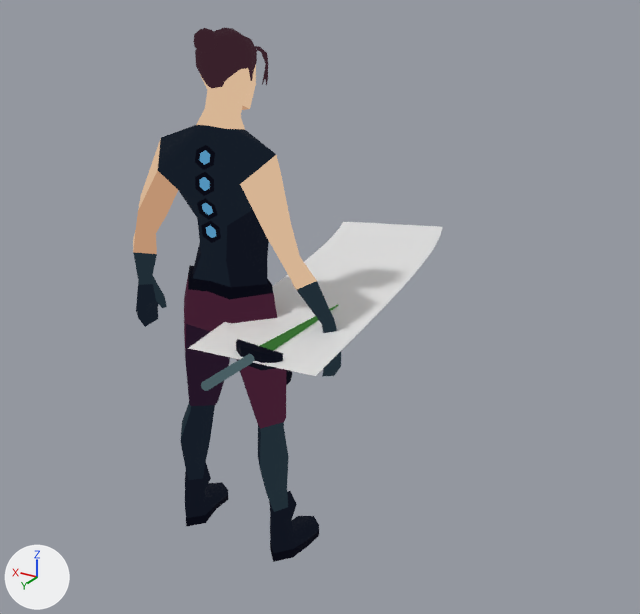
Before and after pictures for a commit that changed the glTF model Assets/player/scifi-character.glb.
Before and after are seen from a 50 mm lens placed at (-1.88, 2.46, 2.38), pointed at (-0.17, -0.39, 0.95). The lights are fixed; the arrows at lower left show +X, +Y and +Z. The first picture is the older version. Vertices at exactly the same position are counted once.

In view in the first picture: 'Char', 'Dagger', 'DaggerTrail', 'Hair', 'SpineAugments' and 1 more.
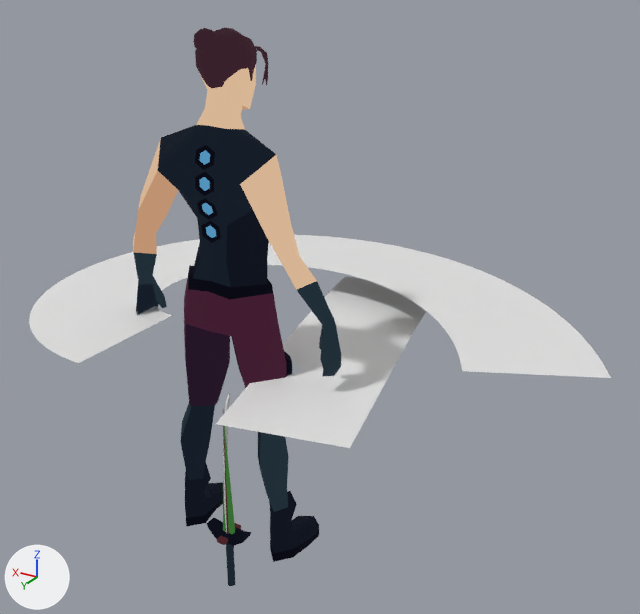
Location of each change, (x1, y1, x2, y2) in pixels of the pictures (640 x 614 px):
'SwordTrail', added
    after: (29, 235, 611, 378)
'DaggerTrail', reshaped (17% narrower, 12% taller)
    before: (189, 222, 442, 376)
    after: (216, 276, 426, 448)
'Dagger', moved, turned
    before: (201, 305, 339, 391)
    after: (207, 426, 251, 546)
'Katana', added (blue)
    after: (221, 392, 235, 586)
    faces in mat_material_003: (221, 536, 235, 586)
'TrainingSword', added
    after: (217, 411, 241, 545)

The change, as a list of edits to the scene's bpy script:
```text
Change me_nurbspath_002:
    used by ob_daggertrail; location = (0.0, 0.0, 0.0)
    remove me_nurbspath_002.from_pydata(...)  # 216 vertices, 284 faces; spans x -0.57..0.15, y -1.32..0.35, z 1.05
    add me_nurbspath_002.from_pydata(...)  # 108 vertices, 140 faces; spans x -0.69..0.08, y -1.13..0.38, z 0.81
    me_nurbspath_002 part 1: 216 vertices removed from x -0.57..0.15, y -1.32..0.35, z 1.05; 108 vertices added at x -0.69..0.08, y -1.13..0.38, z 0.81
Add me_nurbspath_006:
    me_nurbspath_006.from_pydata(...)  # 144 vertices, 188 faces; spans x -1.36..1.04, y -1.31..0.46, z 0.91..0.97
Add me_circle_007:
    me_circle_007.from_pydata(...)  # 56 vertices, 100 faces; spans x -0.018..0.018, y -0.062..0.062, z -0.152..0.687
    me_circle_007.materials.append(mat_material_003)
Add me_circle_006:
    me_circle_006.from_pydata(...)  # 137 vertices, 252 faces; spans x -0.018..0.018, y -0.047..0.038, z -0.152..0.736
    # faces by material slot: [72, 180]
    me_circle_006.materials.append(mat_material_003)
Change ob_dagger:
    ob_dagger.rotation_euler: (-1.566, 0.0198, 3.093) -> (0.0, 0.0, 0.0)  # degrees (-90, 1.1, 177) -> degrees (0, 0, 0)
    ob_dagger.location: (-0.326, 0.393, 1.058) -> (-0.044, 0.108, -0.003)
Add ob_swordtrail:
    ob_swordtrail = bpy.data.objects.new('SwordTrail', me_nurbspath_006)
    ob_swordtrail.location = (0.0, 0.0, 0.0)
Add ob_trainingsword:
    ob_trainingsword = bpy.data.objects.new('TrainingSword', me_circle_007)
    ob_trainingsword.location = (-0.044, 0.108, -0.003)
Add ob_katana:
    ob_katana = bpy.data.objects.new('Katana', me_circle_006)
    ob_katana.location = (-0.044, 0.108, -0.003)
```
